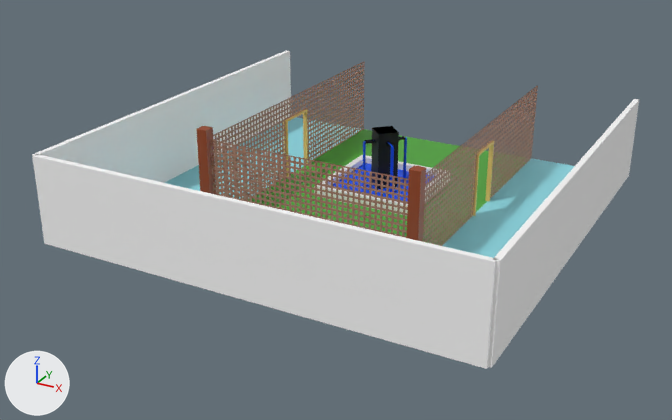
One commit to the Blender file models/courtyard.blend: the scene before it, then after it.
Rendered twice from a 50 mm camera at (18.3, -35.7, 17.4) aimed at (-0.6, -1.3, 0.2). Every picture has the same lights, and +X, +Y and +Z are marked at lower left.

In view in the first picture: 'East divider', 'East wall', 'Fountain base', 'Foutain outside', 'Ground', 'South divider', 'South wall', 'Southeast pillar', 'Southwest pillar', 'Water pool', 'West divider', 'West wall'.
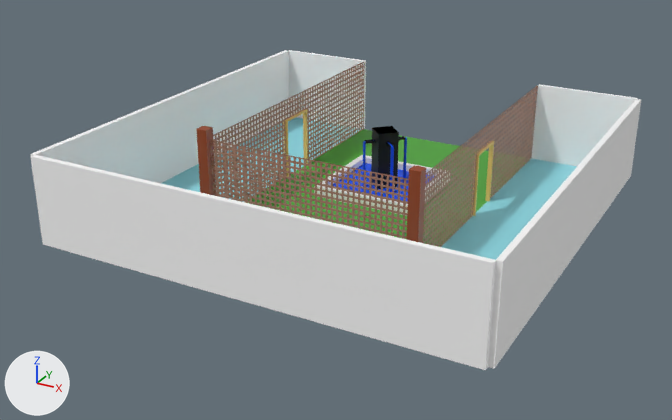
Boxes [x1, y1, x2, y2] around the edits, measured in the pictures (672 x 420 px):
'South wall', moved: before [32, 154, 497, 369]; after [31, 155, 496, 370]
'West wall', moved: before [32, 51, 291, 183]; after [31, 50, 290, 183]
'East wall', moved: before [488, 99, 639, 368]; after [488, 99, 641, 369]
'North-east wall', added: after [531, 84, 638, 166]
'North-west wall', added: after [289, 50, 366, 129]

Edits to the bpy script that builds the scene:
```text
Add me_cube_014:
    me_cube_014.from_pydata(...)  # a box spanning x -1.0..1.0, y -1.0..1.0, z -1.0..1.0
    me_cube_014.materials.append(mat_wall)  # white #ffffff
Add me_cube_013:
    me_cube_013.from_pydata(...)  # a box spanning x -1.0..1.0, y -1.0..1.0, z -1.0..1.0
    me_cube_013.materials.append(mat_wall)  # white #ffffff
Change ob_east_wall:
    ob_east_wall.location: (10.0, 0.0, 0.5) -> (10.1, 0.0, 0.5)
Change ob_west_wall:
    ob_west_wall.location: (-10.0, 0.0, 0.5) -> (-10.1, 0.0, 0.5)
Change ob_south_wall:
    ob_south_wall.location: (0.0, -10.0, 0.5) -> (0.0, -10.1, 0.5)
Add ob_north_west_wall:
    ob_north_west_wall = bpy.data.objects.new('North-west wall', me_cube_014)
    ob_north_west_wall.location = (-7.5, 10.1, 2.0)
    ob_north_west_wall.scale = (2.5, 0.1, 2.0)
Add ob_north_east_wall:
    ob_north_east_wall = bpy.data.objects.new('North-east wall', me_cube_013)
    ob_north_east_wall.location = (7.5, 10.1, 2.0)
    ob_north_east_wall.scale = (2.5, 0.1, 2.0)
```
